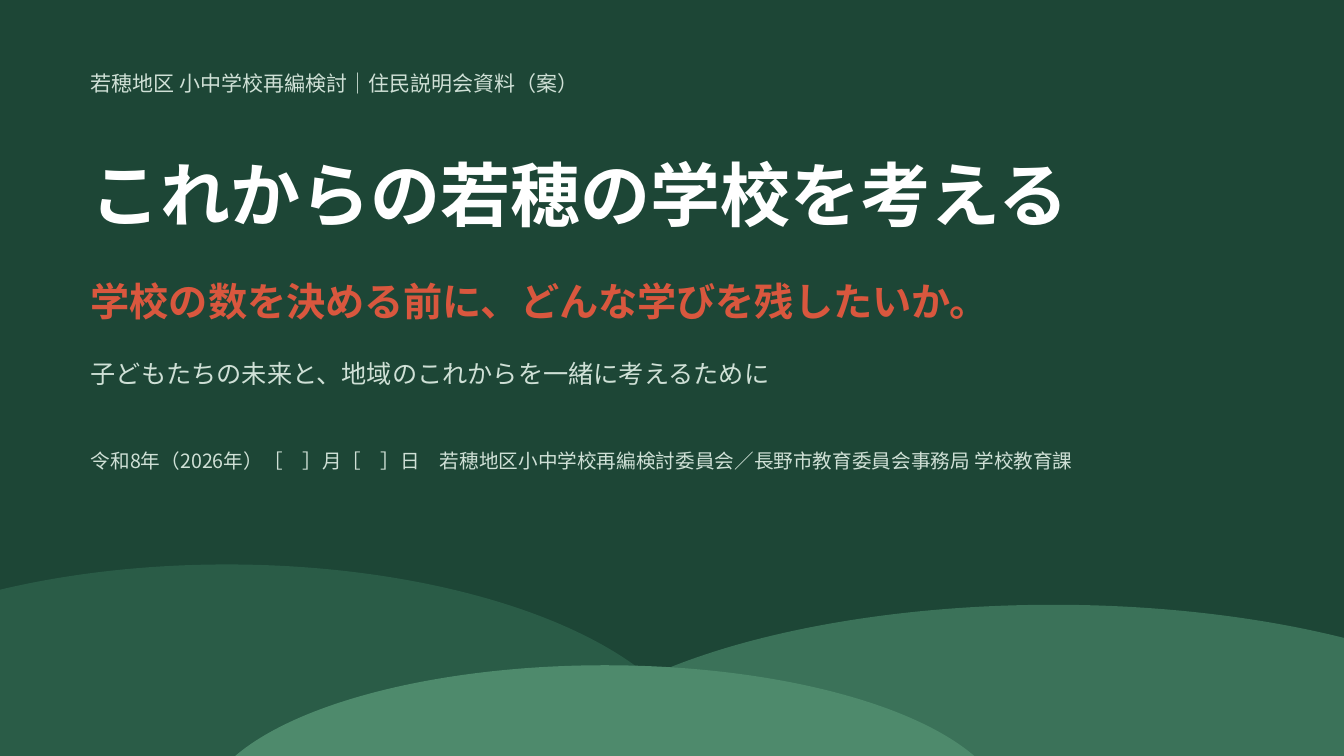
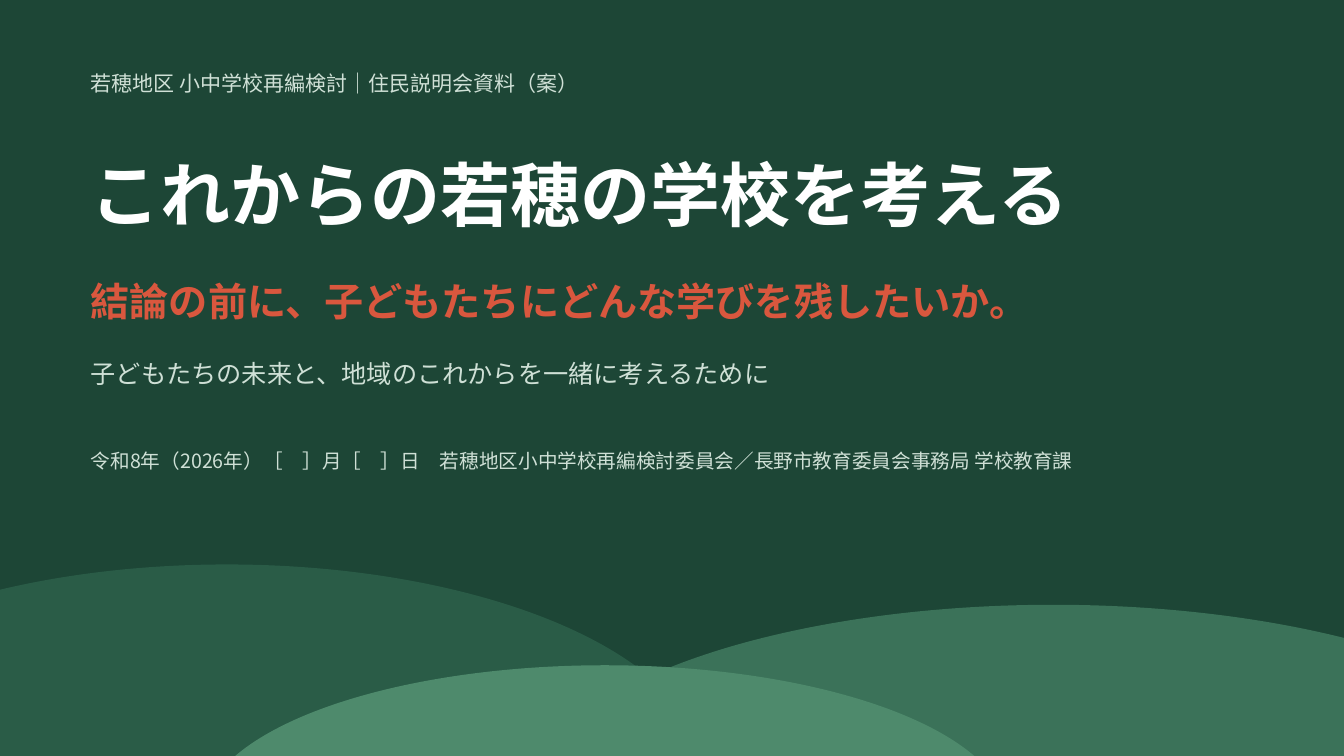
Before and after one commit to Masaki12008/GS, a slide deck: slide 1 of output/若穂地区_住民説明会資料_投影用.pptx. Drawn at 1344x756 pixels with LibreOffice and Linux fonts; fonts in the diff are those of the drawing. Boxes give left, top, right and bottom in pixels: in the first picture for what was removed or moved away, otherwise in the second. Text is boxed around its words. In the diff, an @@ line names an element or a change of style, - is before the commit and + after.

```diff
--- a/output/若穂地区_住民説明会資料_投影用.pptx
+++ b/output/若穂地区_住民説明会資料_投影用.pptx
@@ text at <box>91,282,1029,320</box>: text changed @@
-学校の数を決める前に、どんな学びを残したいか。
+結論の前に、子どもたちにどんな学びを残したいか。
```
Also in this commit, not shown: 6 other slides changed, 3 other files.
